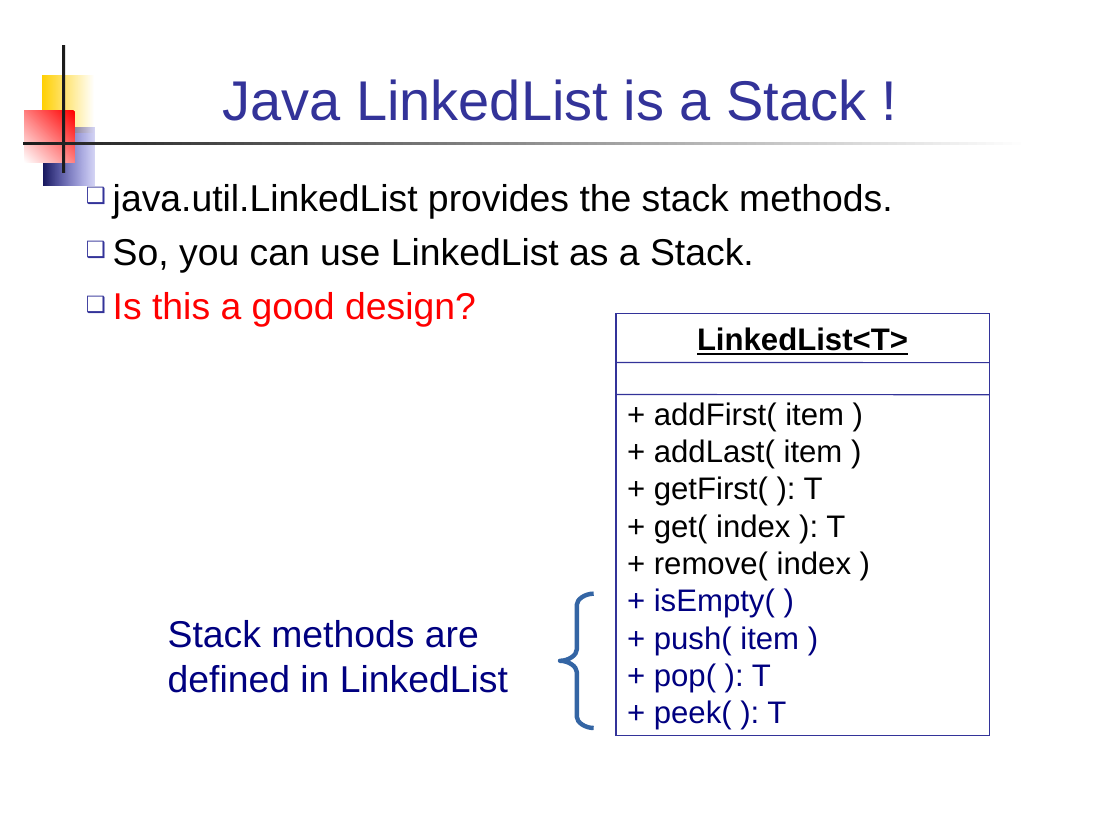
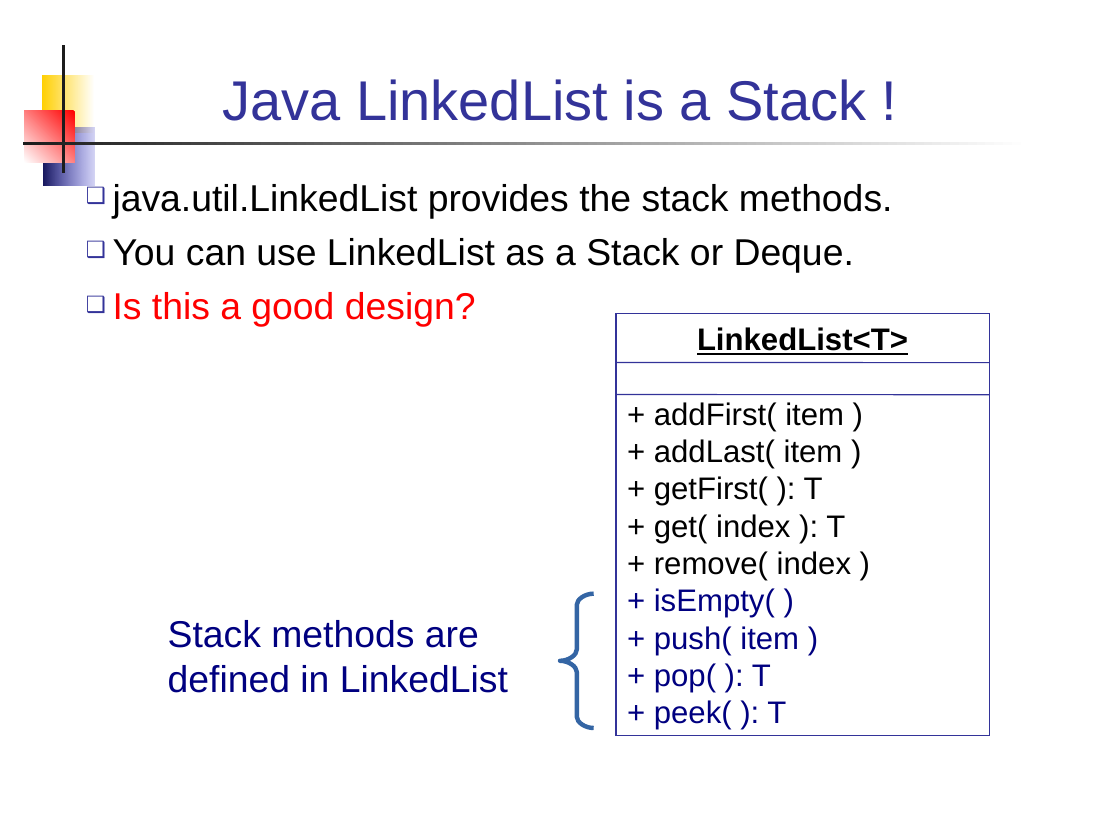
Before and after one commit to skeoop/skeoop.github.io, a slide deck: slide 22 of week4/Inheritance-2-Design.ppt (slide 21 before the commit). Drawn at 1120x840 pixels with LibreOffice and Linux fonts; fonts in the diff are those of the drawing. Boxes give left, top, right and bottom in pixels: in the first picture for what was removed or moved away, otherwise in the second. Text is boxed around its words. In the diff, an @@ line names an element or a change of style, - is before the commit and + after.

```diff
--- a/week4/Inheritance-2-Design.ppt
+++ b/week4/Inheritance-2-Design.ppt
@@ text at (113,238,854,272): text changed @@
-❑ So, you can use LinkedList as a Stack.
+❑ You can use LinkedList as a Stack or Deque.
```
Also in this commit, not shown: 1 other slide changed, 1 slide added, 7 other files.
